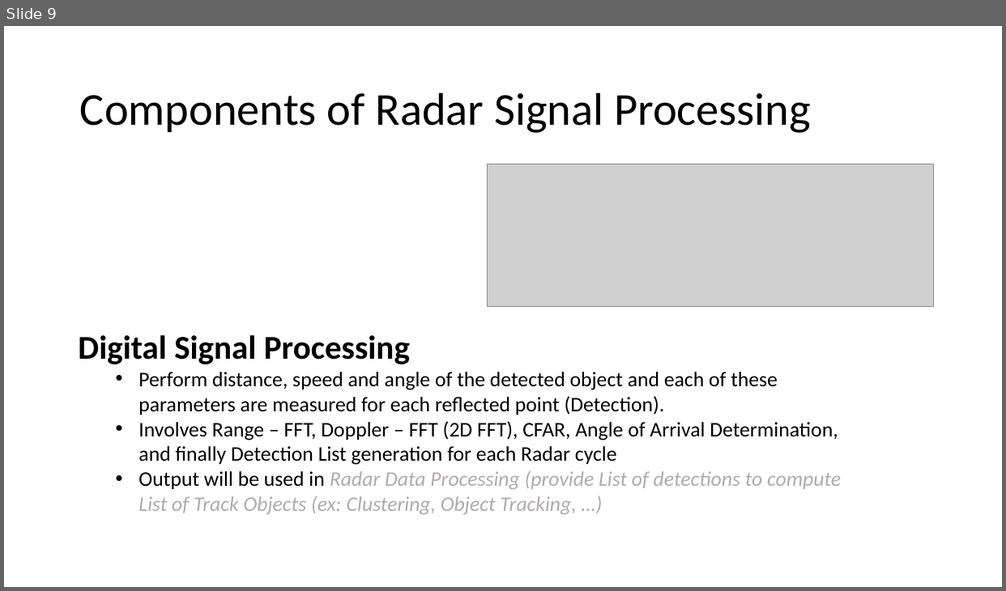
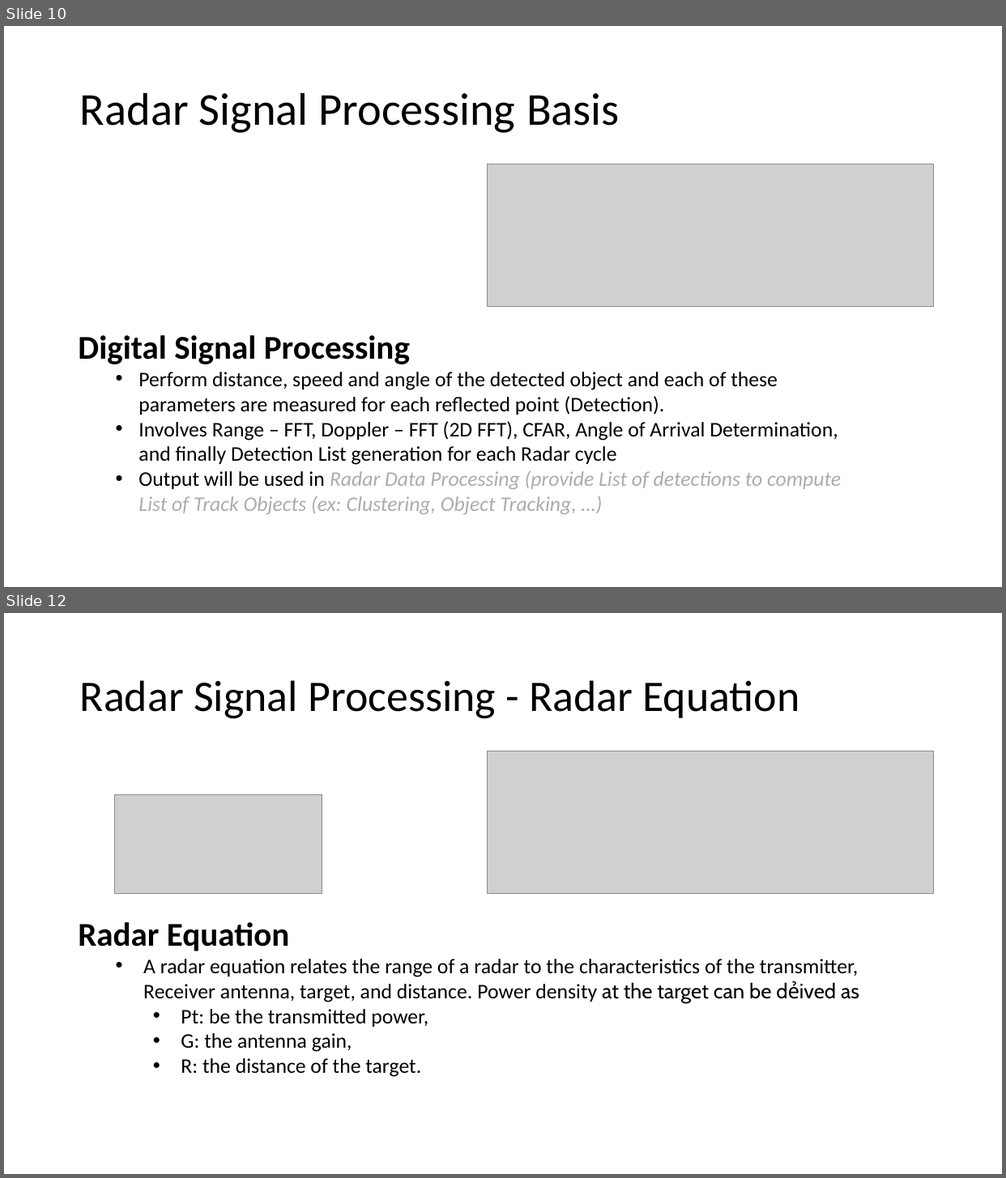
Before and after one commit to quocduys3536225/RadarSystemHandsOn, a slide deck: RadarSignalProcessing.pptx. Shown one above the other, each under a label of ours: slide 9 before the commit, slides 10 and 12 after it; the slides between them are not shown. The pictures are 1006x591 and 1006x1178 pixels, drawn with LibreOffice and Linux fonts; fonts in the diff are those of the drawing; grey boxes stand for pictures. Boxes give left, top, right and bottom in pixels: in the first picture for what was removed or moved away, otherwise in the second. Text is boxed around its words. In the diff, an @@ line names an element or a change of style, - is before the commit and + after.

```diff
--- a/RadarSignalProcessing.pptx
+++ b/RadarSignalProcessing.pptx
@@ slide 12 added at (4,613,1002,1174), background #FFFFFF @@
@@ title added at (80,680,799,719), 42 pt, text #000000 @@
+Radar Signal Processing - Radar Equation
@@ picture added at (487,752,933,894) @@
@@ picture added at (114,795,322,894) @@
@@ text added at (78,922,859,1077), 20 pt, text #000000 @@
+Radar Equation
+  • A radar equation relates the range of a radar to the characteristics of the transmitter, Receiver antenna, target, and distance. Power density at the target can be dẻived as
+    • Pt: be the transmitted power,
+    • G: the antenna gain,
+    • R: the distance of the target.
@@ what was slide 9 is now slide 10 @@
@@ slide 10 changed as well @@
@@ title at (80,92,620,133): text changed @@
-Components of Radar Signal Processing
+Radar Signal Processing Basis
```
Also in this commit, not shown: 7 other slides changed, 4 other slides added, 1 other file.
